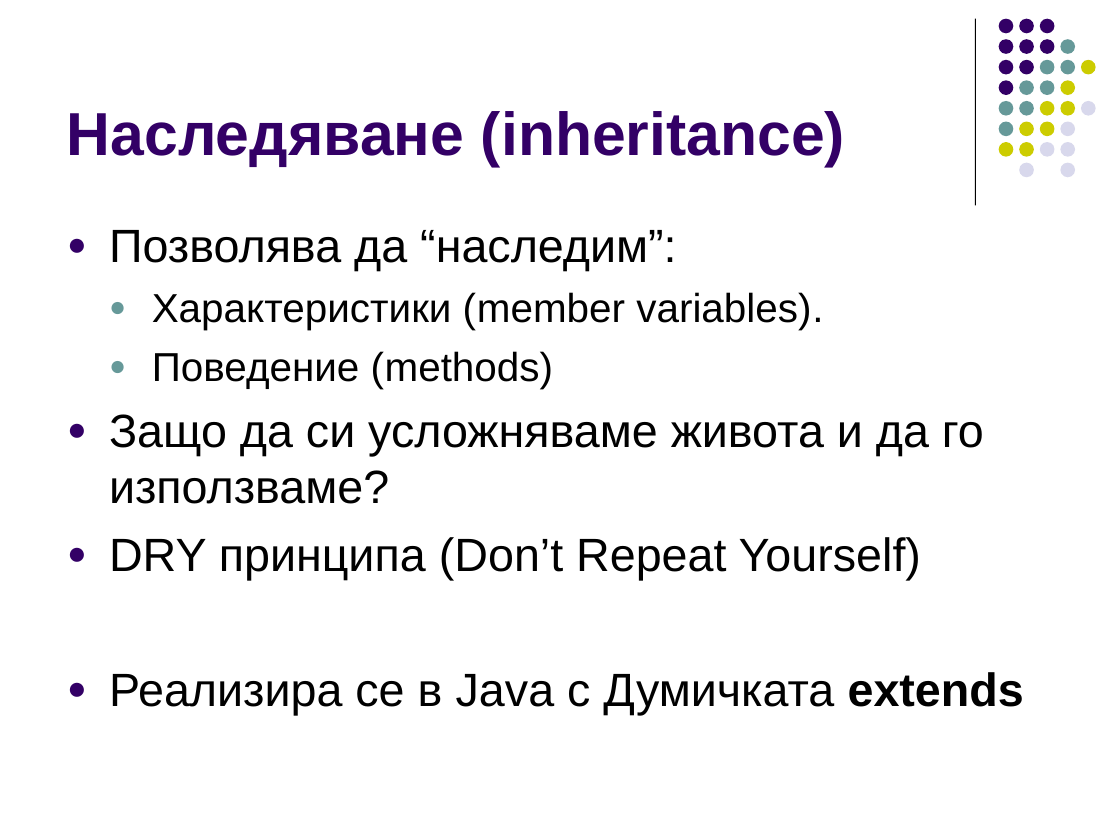
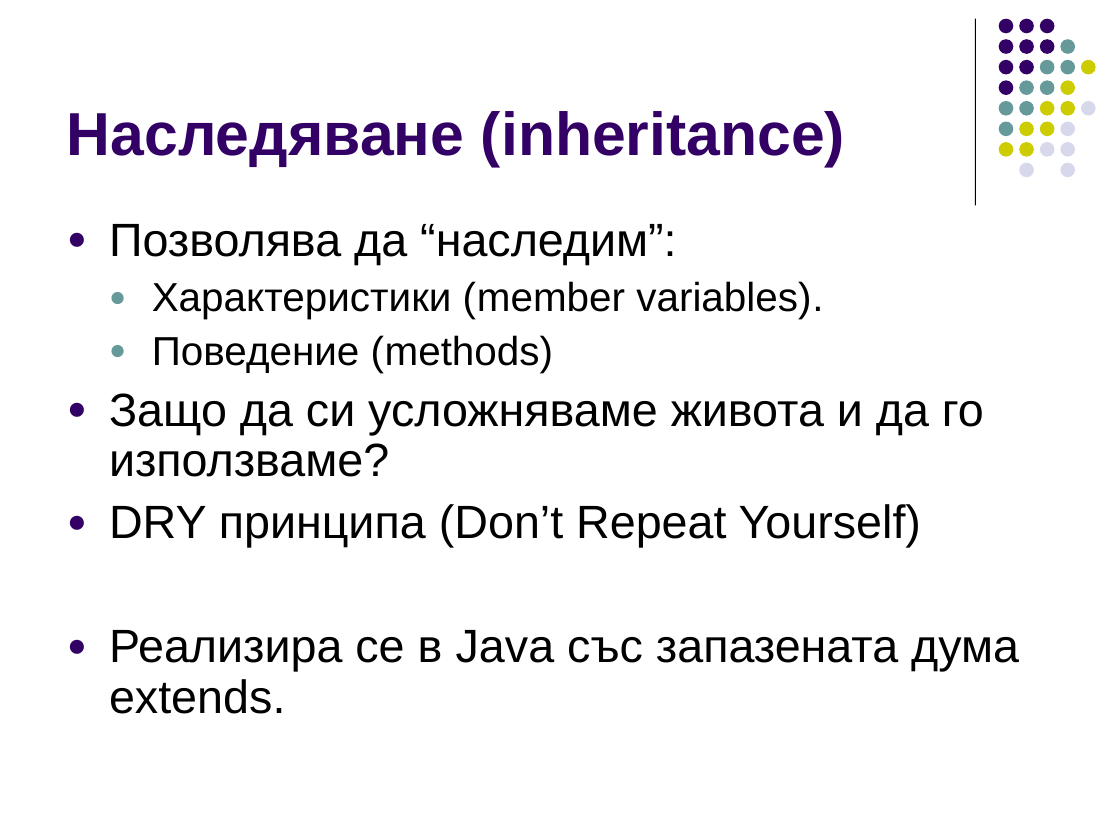
Before and after one commit to ivorusev/startup-factory-java-course, a slide deck: slide 8 of 2-OOP.ppt. Drawn at 1120x840 pixels with LibreOffice and Linux fonts; fonts in the diff are those of the drawing. Boxes give left, top, right and bottom in pixels: in the first picture for what was removed or moved away, otherwise in the second. Text is boxed around its words. In the diff, an @@ line names an element or a change of style, - is before the commit and + after.

```diff
--- a/2-OOP.ppt
+++ b/2-OOP.ppt
@@ text at [109,224,984,547]: line spacing 1 to 0.9 @@
@@ text at [109,630,1019,714]: text changed @@
-● Реализира се в Java с Думичката extends
+● Реализира се в Java със запазената дума extends.
```
Also in this commit, not shown: 5 other slides changed, 1 slide added.
